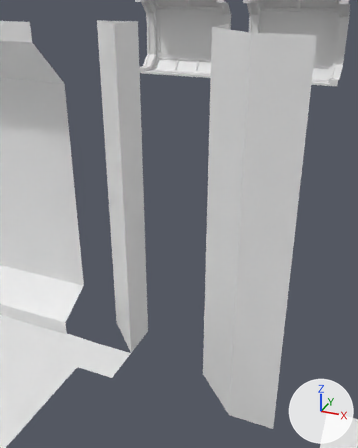
The Blender file Art/Models/Level/LevelParts.blend, before and after one commit.
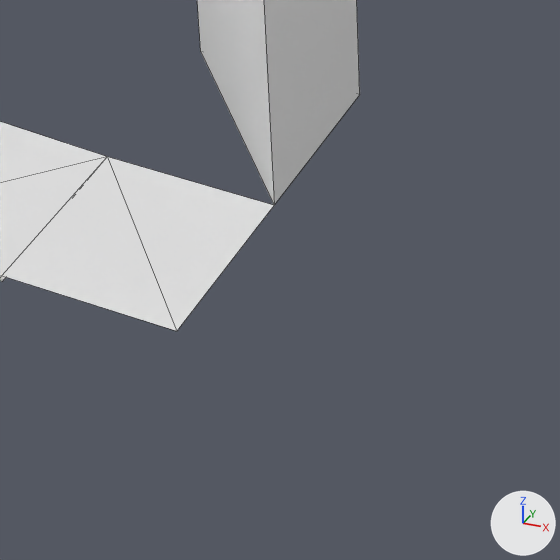
Old and new are each drawn from a 50 mm lens placed at (5.59, -2.01, 4.3), pointed at (3.25, 3.51, 1.48) and again close up on the part from 21% to 52% of the width and 70% to 95% of the height. The lights are fixed; the arrows at lower right show +X, +Y and +Z. The last two pictures show the newer version. The close-ups show mesh edges as thin lines.

Objects in the first close-up: 'FloorCornerSquare', 'FloorCornerTriangle0', 'FloorCornerTriangle1', 'WallPillarOuter'.
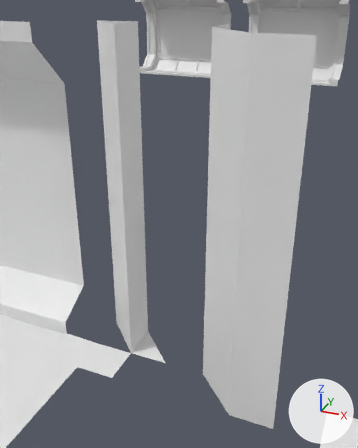
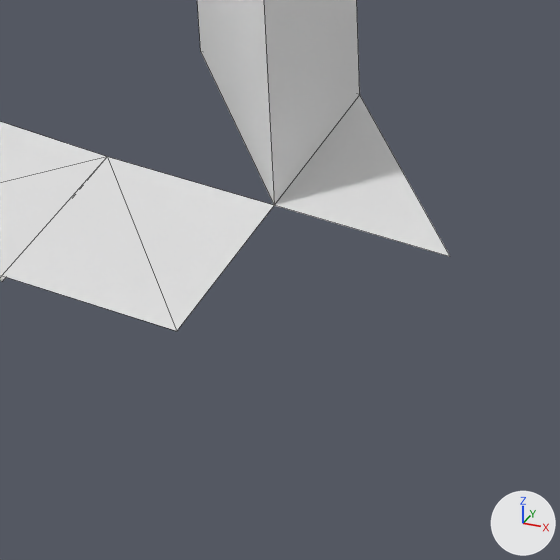
Commit message: Improve floor generation patterns

Where the change shows, as pixel boxes [x1, y1, x2, y2] in the close-ups (560 x 560 px):
'FloorCornerTriangle2', added: after [275, 95, 450, 256]

Edits to the bpy script that builds the scene:
```text
Add me_floorcornertriangle2:
    me_floorcornertriangle2.from_pydata([(3.0, 2.5, -2.0), (2.5, 3.0, -2.0), (2.5, 2.5, -2.0)], [], [(0, 1, 2)])
Add ob_floorcornertriangle2:
    ob_floorcornertriangle2 = bpy.data.objects.new('FloorCornerTriangle2', me_floorcornertriangle2)
    ob_floorcornertriangle2.location = (0.5, 0.0, 2.0)
```
